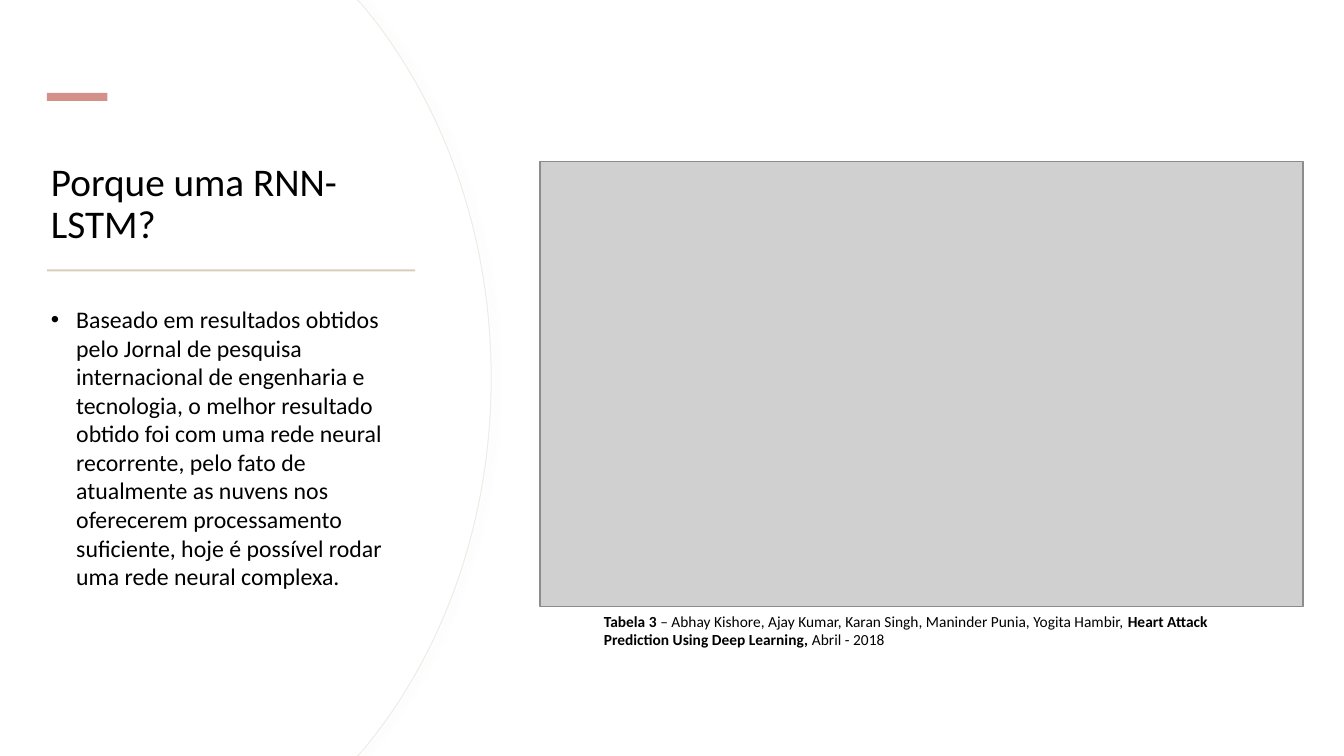
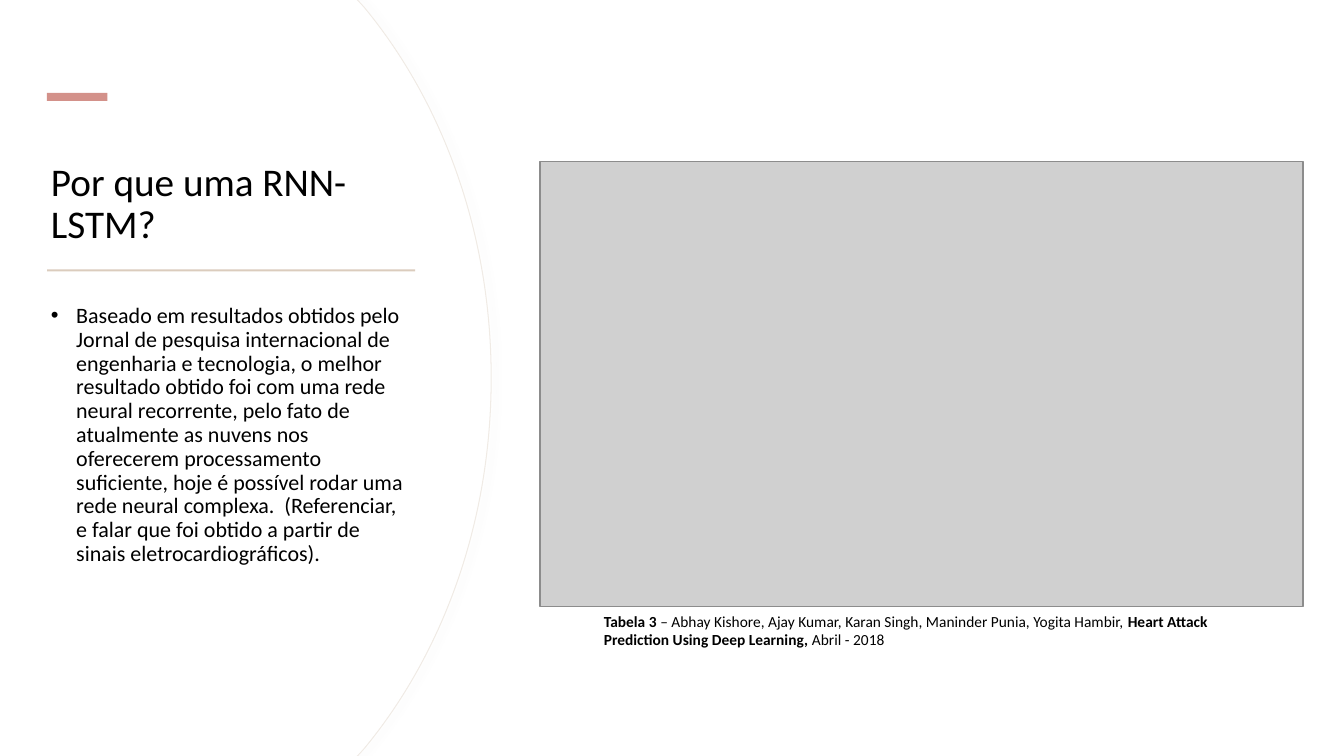
Before and after one commit to leandro-sartini/sudden_death_tcc, a slide deck: slide 3 of docs/Rede Neural Recorrente – Long Short-Term Memory.pptx (slide 2 before the commit). Drawn at 1344x756 pixels with LibreOffice and Linux fonts; fonts in the diff are those of the drawing; grey boxes stand for pictures. Boxes give left, top, right and bottom in pixels: in the first picture for what was removed or moved away, otherwise in the second. Text is boxed around its words. In the diff, an @@ line names an element or a change of style, - is before the commit and + after.

```diff
--- a/docs/Rede Neural Recorrente – Long Short-Term Memory.pptx
+++ b/docs/Rede Neural Recorrente – Long Short-Term Memory.pptx
@@ title at box(51, 171, 346, 239): spaces changed @@
-Porque uma RNN-LSTM?
+Por que uma RNN-LSTM?
@@ text at box(76, 307, 403, 565): text changed; size 17 to 15.7 pt @@
-• Baseado em resultados obtidos pelo Jornal de pesquisa internacional de engenharia e tecnologia, o melhor resultado obtido foi com uma rede neural recorrente, pelo fato de atualmente as nuvens nos oferecerem processamento suficiente, hoje é possível rodar uma rede neural complexa.
+• Baseado em resultados obtidos pelo Jornal de pesquisa internacional de engenharia e tecnologia, o melhor resultado obtido foi com uma rede neural recorrente, pelo fato de atualmente as nuvens nos oferecerem processamento suficiente, hoje é possível rodar uma rede neural complexa. (Referenciar, e falar que foi obtido a partir de sinais eletrocardiográficos).
```
Also in this commit, not shown: 7 other slides changed, 3 slides added, 1 other file.
